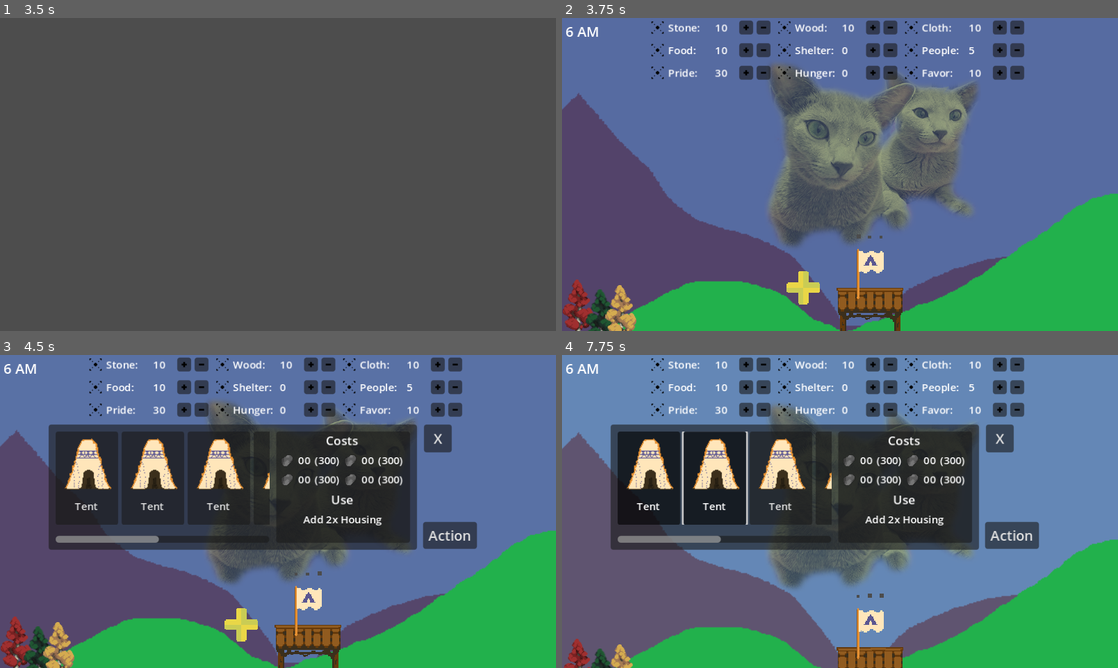
Above: before the commit, frames 1-4 (two rows, left to right).
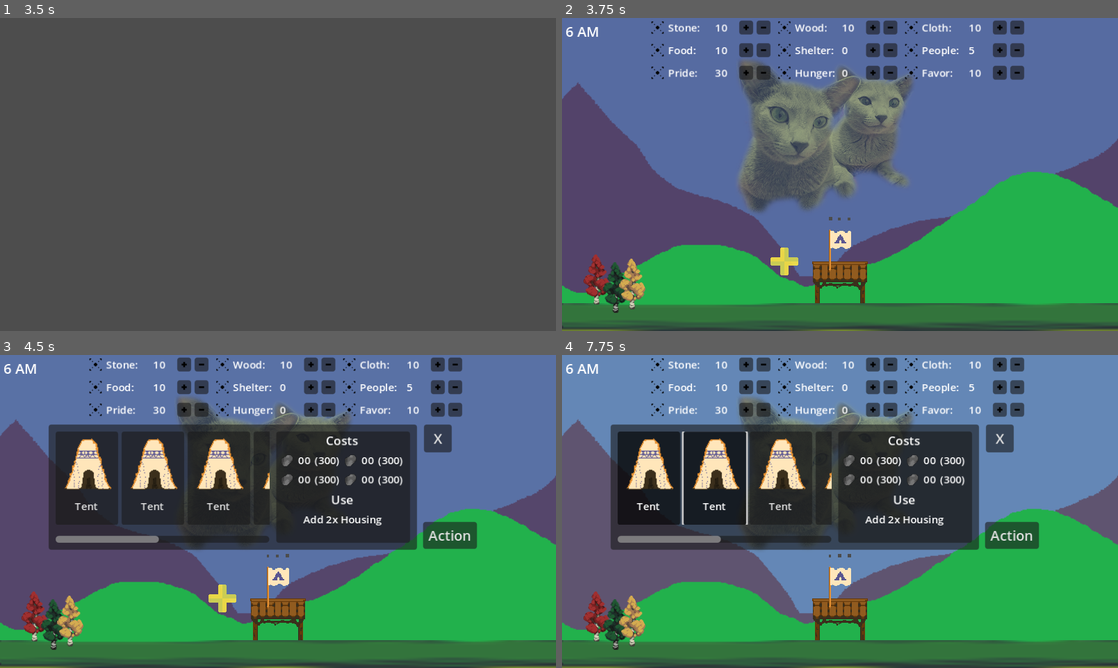
Above: after the commit, the same moments.

Repository: PlayDieRepeat/gmtk_2024
Game: Godot game, scene res://scenes/systems/initializer.tscn
The game is run twice, just before and just after one commit, with the same random seed, the same clock (stepped at 60 frames per second) and the same inputs. Sound files missing from this copy of the repository are replaced by a short silence.
Inputs (mouse positions are in pixels of both pictures, inside the frame that each line leads up to; where the layout moved, square brackets give the same spot in the first picture):
- Up to frame 1 (3.5 s): click "Start" at 0.5 s; move the mouse to (400, 158) at 1.27 s; tap Mouse wheel down (scroll_down) at 1.35, 2.85 s; click (400, 158) at 1.42 s; tap Enter at 2 s; move the mouse to (166, 190) at 2.02 s; tap Mouse wheel up (scroll_up) at 2.1 s; click (166, 190) at 2.17 s; move the mouse to (333, 105) at 2.77 s; click (333, 105) at 2.92 s
- Up to frame 2 (3.75 s): tap Space at 3.5 s; move the mouse to (812, 237) at 3.52 s; tap Mouse wheel up (scroll_up) at 3.6 s; click (812, 237) at 3.67 s
- Up to frame 3 (4.5 s): click (222, 599) [239, 624] at 4.25 s
- Up to frame 4 (7.75 s): click (745, 364) at 5.02 s; click (762, 364) at 5.77 s; click "Tent" at 6.5 s; click "Tent" at 7.25 s

Frame 1 is identical in both runs. In frame 2, 42% of the frame differs, in the area x 0-100%, y 13-100%; in frame 3, 30%; in frame 4, 32%.
Error before the commit: Assertion failed: There was a problem trying to make a directory!! (res://scripts/_autoloads/elephant.gd:53)
Error after the commit: Parse Error: Identifier "input_state" not declared in the current scope. (res://scripts/_autoloads/braniac.gd:261)

Commit message:
FSM Part1
Created new FSM input state scenes and scripts based on the building states. Added FSM child and script, with resource refs, to Brainiac. Set initial state in ready. Changed the pause menu check to use the state_machine ref.  I still need to change a number of calls to the original FSM state changes over to the new FSM. And I need to rundown where a string translator function is being called.

Diff:
--- a/scenes/_autoloads/brainiac.tscn
+++ b/scenes/_autoloads/brainiac.tscn
@@ -1,8 +1,17 @@
-[gd_scene load_steps=3 format=3 uid="uid://4m22m0jaepth"]
+[gd_scene load_steps=8 format=3 uid="uid://4m22m0jaepth"]
 
 [ext_resource type="Script" path="res://scripts/_autoloads/braniac.gd" id="1_3lba3"]
-[ext_resource type="PackedScene" uid="uid://byow4rmfkdogn" path="res://scenes/systems/critters.tscn" id="2_ljnwm"]
+[ext_resource type="PackedScene" uid="uid://dp18kvdk6bafd" path="res://scenes/states/input/game.tscn" id="2_12drq"]
+[ext_resource type="PackedScene" uid="uid://j2m0823dobdl" path="res://scenes/states/input/menu.tscn" id="3_lci1r"]
+[ext_resource type="PackedScene" uid="uid://cax44jfdjnf7f" path="res://scenes/states/input/pause.tscn" id="4_17vr1"]
+[ext_resource type="PackedScene" uid="uid://dlonsh4d8ywjc" path="res://scenes/states/input/reconnect.tscn" id="5_ug0iv"]
+[ext_resource type="PackedScene" uid="uid://btno46ffvbos5" path="res://scenes/states/input/transitional.tscn" id="6_m3sjc"]
+[ext_resource type="Script" path="res://addons/finite_state_machine/scripts/finite_state_machine.gd" id="7_lxxrk"]
 
 [node name="Braniac" type="Node"]
 script = ExtResource("1_3lba3")
-debug_menu_packed = ExtResource("2_ljnwm")
+input_detect_type = null
+input_states = Array[PackedScene]([ExtResource("2_12drq"), ExtResource("3_lci1r"), ExtResource("4_17vr1"), ExtResource("5_ug0iv"), ExtResource("6_m3sjc")])
+
+[node name="FiniteStateMachine" type="Node" parent="."]
+script = ExtResource("7_lxxrk")
--- /dev/null
+++ b/scenes/states/input/game.tscn
@@ -0,0 +1,6 @@
+[gd_scene load_steps=2 format=3 uid="uid://dp18kvdk6bafd"]
+
+[ext_resource type="Script" path="res://scripts/states/input/game_state.gd" id="1_abiy3"]
+
+[node name="Game" type="Node"]
+script = ExtResource("1_abiy3")
--- /dev/null
+++ b/scenes/states/input/menu.tscn
@@ -0,0 +1,6 @@
+[gd_scene load_steps=2 format=3 uid="uid://j2m0823dobdl"]
+
+[ext_resource type="Script" path="res://scripts/states/input/menu_state.gd" id="1_p2t7w"]
+
+[node name="Menu" type="Node"]
+script = ExtResource("1_p2t7w")
--- /dev/null
+++ b/scenes/states/input/pause.tscn
@@ -0,0 +1,6 @@
+[gd_scene load_steps=2 format=3 uid="uid://cax44jfdjnf7f"]
+
+[ext_resource type="Script" path="res://scripts/states/input/pause_state.gd" id="1_1j7ds"]
+
+[node name="Pause" type="Node"]
+script = ExtResource("1_1j7ds")
--- /dev/null
+++ b/scenes/states/input/reconnect.tscn
@@ -0,0 +1,6 @@
+[gd_scene load_steps=2 format=3 uid="uid://dlonsh4d8ywjc"]
+
+[ext_resource type="Script" path="res://scripts/states/input/reconnect_state.gd" id="1_kkjwj"]
+
+[node name="Reconnect" type="Node"]
+script = ExtResource("1_kkjwj")
--- /dev/null
+++ b/scenes/states/input/transitional.tscn
@@ -0,0 +1,6 @@
+[gd_scene load_steps=2 format=3 uid="uid://btno46ffvbos5"]
+
+[ext_resource type="Script" path="res://scripts/states/input/transitional_state.gd" id="1_hq4vn"]
+
+[node name="Transitional" type="Node"]
+script = ExtResource("1_hq4vn")
--- a/scripts/_autoloads/braniac.gd
+++ b/scripts/_autoloads/braniac.gd
@@ -3,17 +3,14 @@
 enum InputType {AUTO_DETECT, FORCE_CONTROLLER, FORCE_MOUSE_KEYBOARD}
 @export_group("Input Options")
 @export var input_detect_type: InputType
-@export_group("Debug Menu")
-@export var debug_menu_packed: PackedScene
-enum InputState {MENU_STATE, GAME_STATE, TRANSITIONAL_STATE, PAUSE_STATE, RECONNECT_STATE}
-var input_state: InputState = InputState.MENU_STATE
-var last_input_state: InputState = input_state
+@export var input_states: Array[PackedScene]
+@export var state_machine: FiniteStateMachine
 var mouse_position: Vector2 = Vector2.ZERO
 var mouse_relative_change: Vector2 = Vector2.ZERO
 var gamepad_detected := false
 var should_consume_event:= true
 var is_pausing := false
-var waiting_on_keypress := false
+var waiting_on_keypress_to_remap := false
 var debug_menu: Node
 var input_actions: Array[StringName]
 var input_action_knm_events := {}
@@ -29,17 +26,19 @@
 var gamepad_info: Array[Dictionary]= []
 
 func _ready() -> void:
-	assert(debug_menu_packed != null, "Debug menu not set!!")
 	Input.joy_connection_changed.connect(_on_joy_connection_changed)
-	# set_process_unhandled_input(false)
+	_generate_states()
+	state_machine.change_state("Menu")
 	_get_all_actions_from_map()
 	_create_signals_from_actions()
 	_write_action_event_dicts(input_actions)
 	Elephant.log_event("All Input Actions and Events captured.")
 
-func _create_signals_from_actions() -> void:
-	for action in input_actions:
-		add_user_signal(action)
+func _generate_states() -> void:
+	for state in input_states:
+		var state_instance = state.instantiate()
+		state_instance.parent = self
+		state_machine.add_child(state_instance)
 
 func _get_all_actions_from_map() -> void:
 	var all_input_actions: Array[StringName]
@@ -51,6 +50,10 @@
 	for action in all_input_actions:
 		if !action.begins_with("ui_"):
 			input_actions.append(action)
+
+func _create_signals_from_actions() -> void:
+	for action in input_actions:
+		add_user_signal(action)
 
 ## Save all actions and events as two dictionaries, one for GP and one for KnM
 ##  with key=Action(StringName) and values as a list of [String, InputEvent]
@@ -162,24 +165,24 @@
 		gamepad_detected = false
 		return gamepad_detected
 
-# not sure Brainiac needs this.
 func _process(_delta: float) -> void:
-	match input_state:
-		InputState.MENU_STATE:
-			pass
-		InputState.GAME_STATE:
-			pass
-		InputState.TRANSITIONAL_STATE:
-			pass
-		InputState.PAUSE_STATE:
-			pass
-		InputState.RECONNECT_STATE:
+	match state_machine.current_state.name:
+		"Reconnect":
 			if gamepad_detected:
 				_device_reconnected()
+		#InputState.MENU_STATE:
+			#pass
+		#InputState.GAME_STATE:
+			#pass
+		#InputState.TRANSITIONAL_STATE:
+			#pass
+		#InputState.PAUSE_STATE:
+			#pass
+
 
 func _unhandled_input(event: InputEvent) -> void:
 	var str_event = event.get_class()
-	if waiting_on_keypress == true:
+	if waiting_on_keypress_to_remap == true:
 		if remap_info[2] == true: # is a gamepad
 			match str_event:
 				"InputEventJoypadMotion":
@@ -211,11 +214,11 @@
 					if event.is_action(input_actions[i]):
 						emit_signal(input_actions[i])
 
-	if Input.is_action_just_pressed("Menu"):
-		if input_state == InputState.GAME_STATE:
+	if Input.is_action_just_pressed("menu"):
+		if state_machine.current_state.name == "Game":
 			#is_pausing = true TODO: probably need to remove these
 			pause_game()
-		elif input_state == InputState.PAUSE_STATE:
+		elif state_machine.current_state.name == "Pause":
 			#is_pausing = false TODO: probably need to remove these
 			unpause_game()
 
@@ -250,7 +253,7 @@
 	# signal input_event_has_changed(p_action: StringName, p_event: InputEvent)
 	input_event_has_changed.emit(remap_info[0], _tranlated_event)
 	Elephant.log_event("Action Event Updated: " + remap_info[0] + _tranlated_event[0])
-	waiting_on_keypress = false
+	waiting_on_keypress_to_remap = false
 	set_process_unhandled_input(false)
 	#get_tree().get_root().set_input_as_handled()
 
@@ -322,7 +325,7 @@
 func change_event_on_action(p_action: StringName, p_event: InputEvent, p_is_gamepad: bool) -> void:
 	InputMap.action_erase_event(p_action, p_event)
 	remap_info = [p_action, p_event, p_is_gamepad]
-	waiting_on_keypress = true
+	waiting_on_keypress_to_remap = true
 	set_process_unhandled_input(true)
 
 func _set_input_action_mapping_to_default() -> void:
--- /dev/null
+++ b/scripts/states/input/game_state.gd
@@ -0,0 +1,28 @@
+extends InputState
+class_name GameState
+
+
+# Called when the state machine enters this state.
+func on_enter() -> void:
+	#parent.call_method_here(parent.parameter.resourceID.value)
+	pass
+
+
+# Called every frame when this state is active.
+func on_process(_delta: float) -> void:
+	pass
+
+
+# Called every physics frame when this state is active.
+func on_physics_process(_delta: float) -> void:
+	pass
+
+
+# Called when there is an input event while this state is active.
+func on_input(_event: InputEvent) -> void:
+	pass
+
+
+# Called when the state machine exits this state.
+func on_exit() -> void:
+	pass
--- /dev/null
+++ b/scripts/states/input/input_state.gd
@@ -0,0 +1,12 @@
+extends StateMachineState
+class_name InputState
+
+# Reference to the character node.
+@export var parent: Brainiac
+
+func _init(p_parent_ref: Brainiac = null) -> void:
+	if p_parent_ref != null and p_parent_ref.is_class("Brainiac"):
+		parent = p_parent_ref
+
+func _on_tick() -> void:
+	pass
--- /dev/null
+++ b/scripts/states/input/menu_state.gd
@@ -0,0 +1,28 @@
+extends InputState
+class_name MenuState
+
+
+# Called when the state machine enters this state.
+func on_enter() -> void:
+	#parent.call_method_here(parent.parameter.resourceID.value)
+	pass
+
+
+# Called every frame when this state is active.
+func on_process(_delta: float) -> void:
+	pass
+
+
+# Called every physics frame when this state is active.
+func on_physics_process(_delta: float) -> void:
+	pass
+
+
+# Called when there is an input event while this state is active.
+func on_input(_event: InputEvent) -> void:
+	pass
+
+
+# Called when the state machine exits this state.
+func on_exit() -> void:
+	pass
--- /dev/null
+++ b/scripts/states/input/pause_state.gd
@@ -0,0 +1,28 @@
+extends InputState
+class_name PauseState
+
+
+# Called when the state machine enters this state.
+func on_enter() -> void:
+	#parent.call_method_here(parent.parameter.resourceID.value)
+	pass
+
+
+# Called every frame when this state is active.
+func on_process(_delta: float) -> void:
+	pass
+
+
+# Called every physics frame when this state is active.
+func on_physics_process(_delta: float) -> void:
+	pass
+
+
+# Called when there is an input event while this state is active.
+func on_input(_event: InputEvent) -> void:
+	pass
+
+
+# Called when the state machine exits this state.
+func on_exit() -> void:
+	pass
--- /dev/null
+++ b/scripts/states/input/reconnect_state.gd
@@ -0,0 +1,28 @@
+extends InputState
+class_name ReconnectState
+
+
+# Called when the state machine enters this state.
+func on_enter() -> void:
+	#parent.call_method_here(parent.parameter.resourceID.value)
+	pass
+
+
+# Called every frame when this state is active.
+func on_process(_delta: float) -> void:
+	pass
+
+
+# Called every physics frame when this state is active.
+func on_physics_process(_delta: float) -> void:
+	pass
+
+
+# Called when there is an input event while this state is active.
+func on_input(_event: InputEvent) -> void:
+	pass
+
+
+# Called when the state machine exits this state.
+func on_exit() -> void:
+	pass
--- /dev/null
+++ b/scripts/states/input/transitional_state.gd
@@ -0,0 +1,28 @@
+extends InputState
+class_name TransitionalState
+
+
+# Called when the state machine enters this state.
+func on_enter() -> void:
+	#parent.call_method_here(parent.parameter.resourceID.value)
+	pass
+
+
+# Called every frame when this state is active.
+func on_process(_delta: float) -> void:
+	pass
+
+
+# Called every physics frame when this state is active.
+func on_physics_process(_delta: float) -> void:
+	pass
+
+
+# Called when there is an input event while this state is active.
+func on_input(_event: InputEvent) -> void:
+	pass
+
+
+# Called when the state machine exits this state.
+func on_exit() -> void:
+	pass
